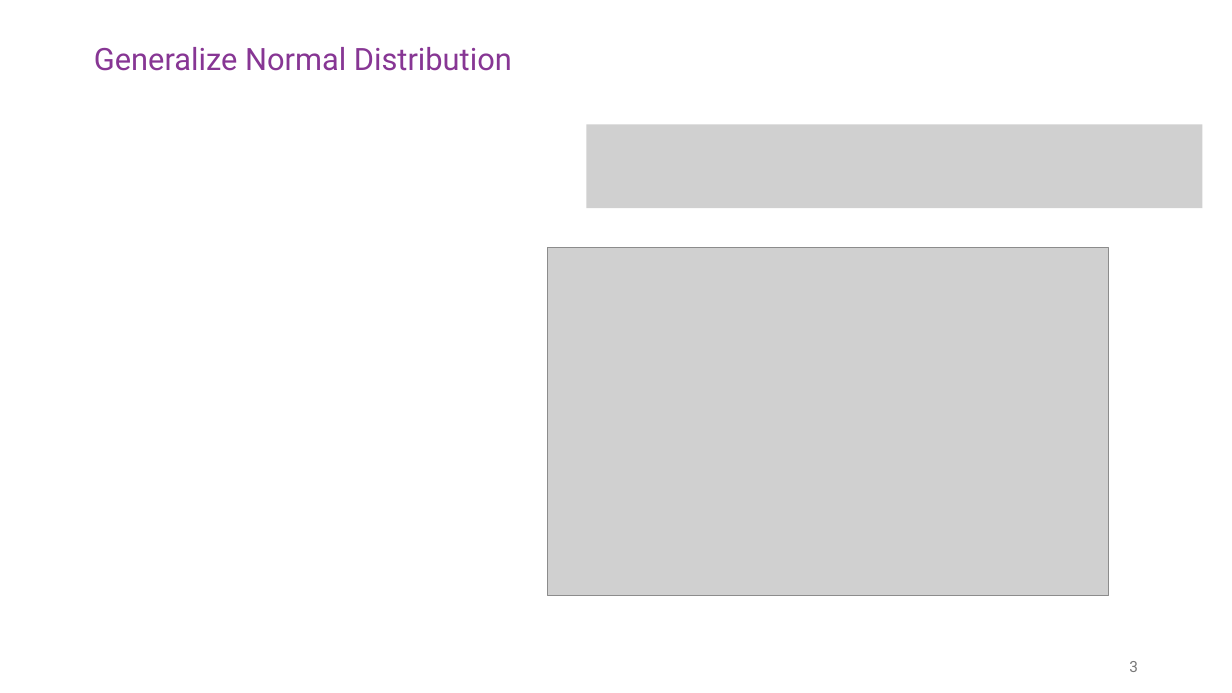
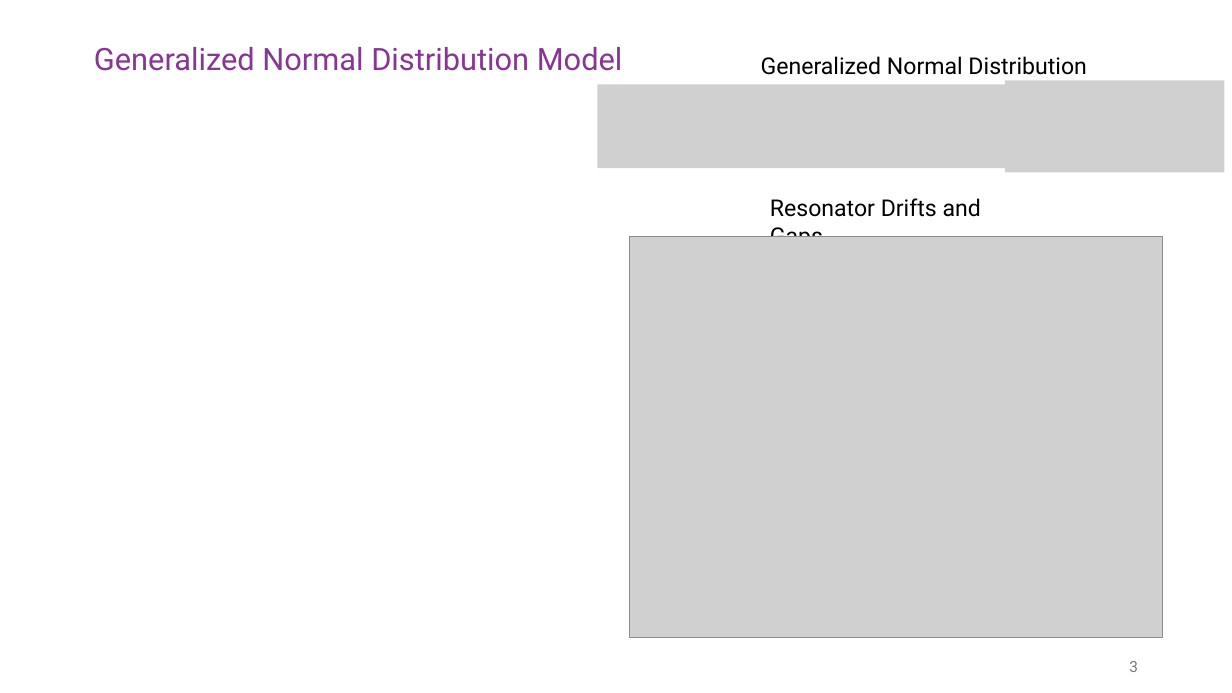
Before and after one commit to malindeman1999/python_drift_model, a slide deck: slide 3 of 2026-4-27 drift model.pptx. Drawn at 1232x693 pixels with LibreOffice and Linux fonts; fonts in the diff are those of the drawing; grey boxes stand for pictures; background and template pictures are left out. Boxes give left, top, right and bottom in pixels: in the first picture for what was removed or moved away, otherwise in the second. Text is boxed around its words. In the diff, an @@ line names an element or a change of style, - is before the commit and + after.

Commit message:
Update collision model logic and project files

```diff
--- a/2026-4-27 drift model.pptx
+++ b/2026-4-27 drift model.pptx
@@ title at <box>94,47,623,71</box>: text changed @@
-Generalize Normal Distribution
+Generalized Normal Distribution Model
@@ text added at <box>761,56,1086,75</box>, 18 pt, text #000000 @@
+Generalized Normal Distribution
@@ picture: place and size @@
-picture at <box>587,124,1203,208</box>
+picture at <box>598,84,1009,168</box>
@@ picture added at <box>1006,80,1226,173</box> @@
@@ text added at <box>770,198,981,237</box>, 18 pt, text #000000 @@
+Resonator Drifts and Gaps
@@ picture: place and size @@
-picture at <box>548,248,1109,596</box>
+picture at <box>629,237,1164,638</box>
```
Also in this commit, not shown: 3 other slides changed, 14 slides added, 4 slides removed, 4 other files.
